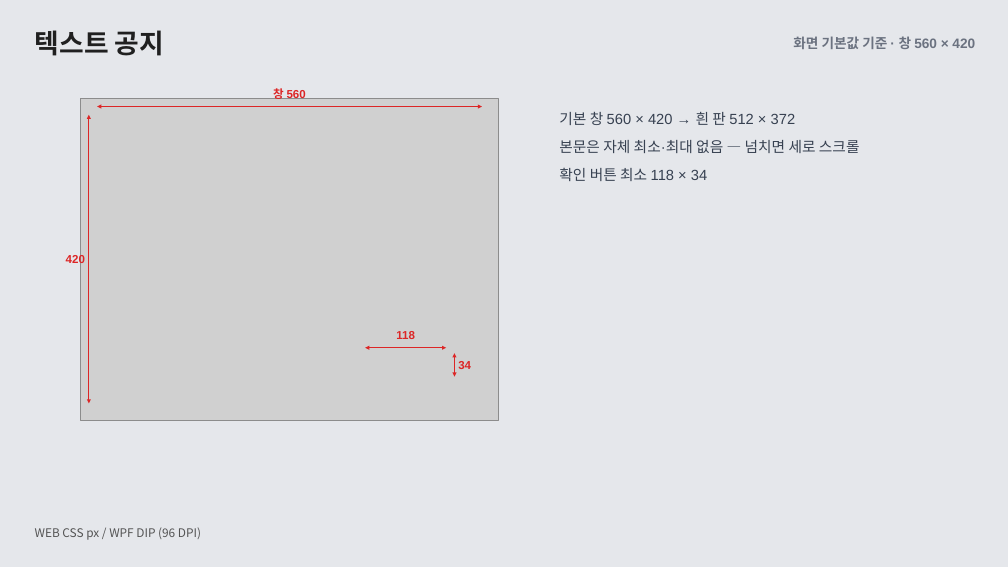
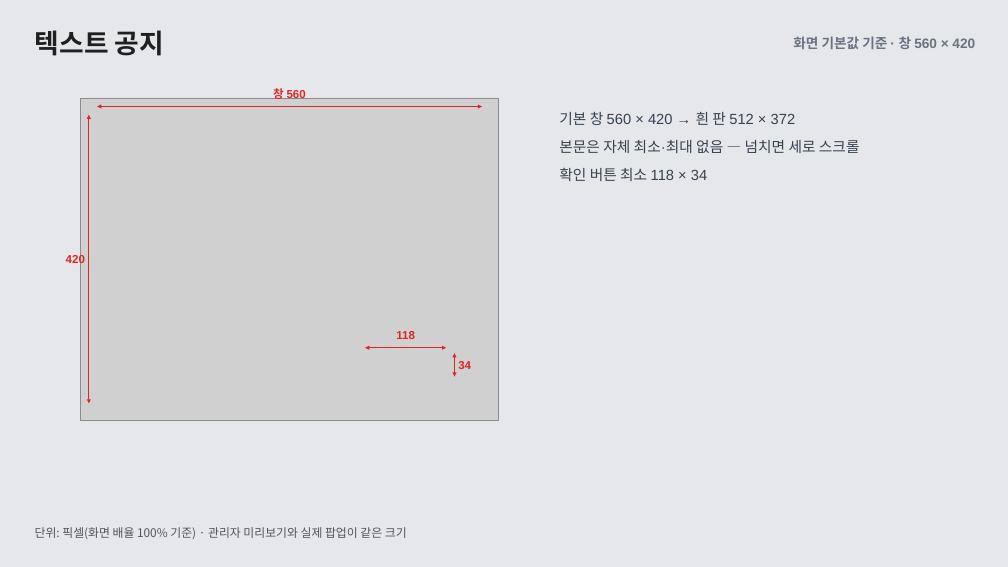
Before and after one commit to ok-sy/WPF_WindowsPopupWithC_proto, a slide deck: slide 2 of docs/design/61_popup_layout_guide/공통 팝업 UI 가이드 · WEB과 WPF (화면 기본값).pptx. Drawn at 1008x567 pixels with LibreOffice and Linux fonts; fonts in the diff are those of the drawing; grey boxes stand for pictures. Boxes give left, top, right and bottom in pixels: in the first picture for what was removed or moved away, otherwise in the second. Text is boxed around its words. In the diff, an @@ line names an element or a change of style, - is before the commit and + after.

```diff
--- a/docs/design/61_popup_layout_guide/공통 팝업 UI 가이드 · WEB과 WPF (화면 기본값).pptx
+++ b/docs/design/61_popup_layout_guide/공통 팝업 UI 가이드 · WEB과 WPF (화면 기본값).pptx
@@ text at [35,527,407,539]: text changed @@
-WEB CSS px / WPF DIP (96 DPI)
+단위: 픽셀(화면 배율 100% 기준) · 관리자 미리보기와 실제 팝업이 같은 크기
```
Also in this commit, not shown: 10 other slides changed, 3 other files.
